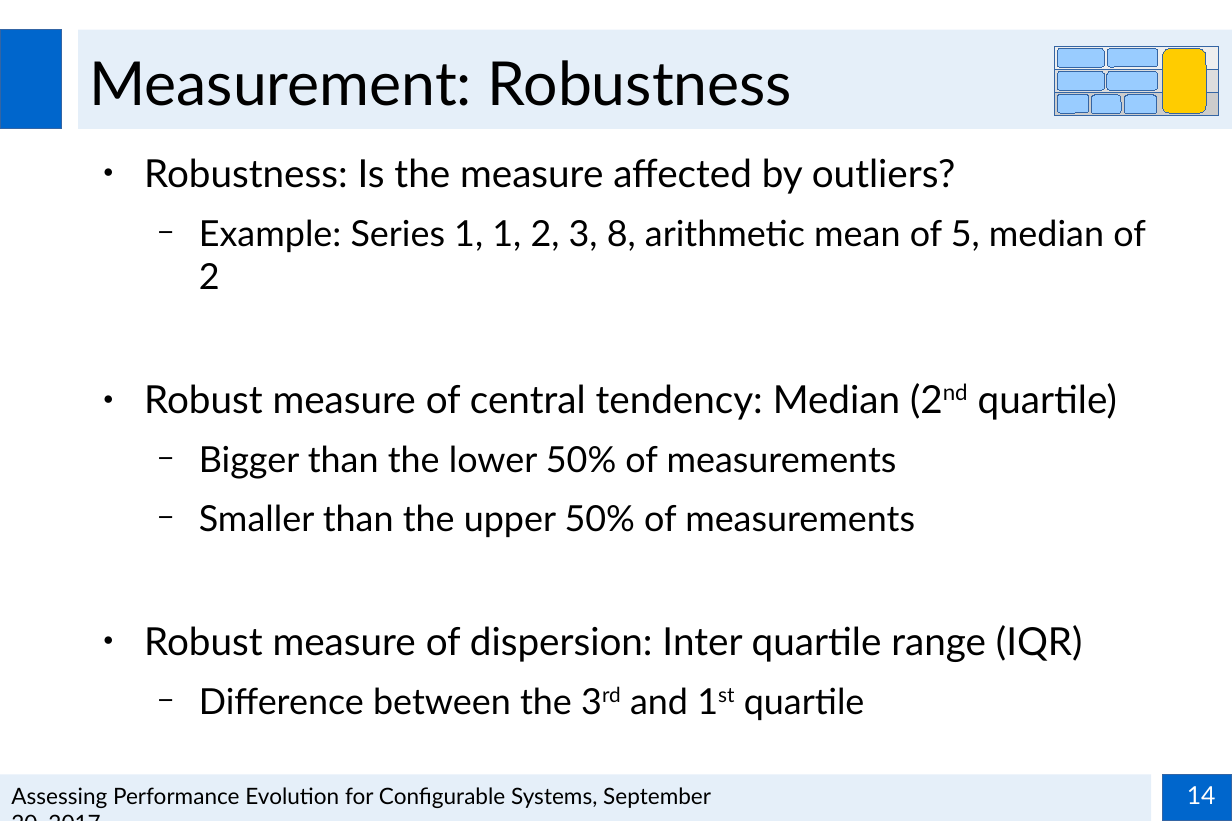
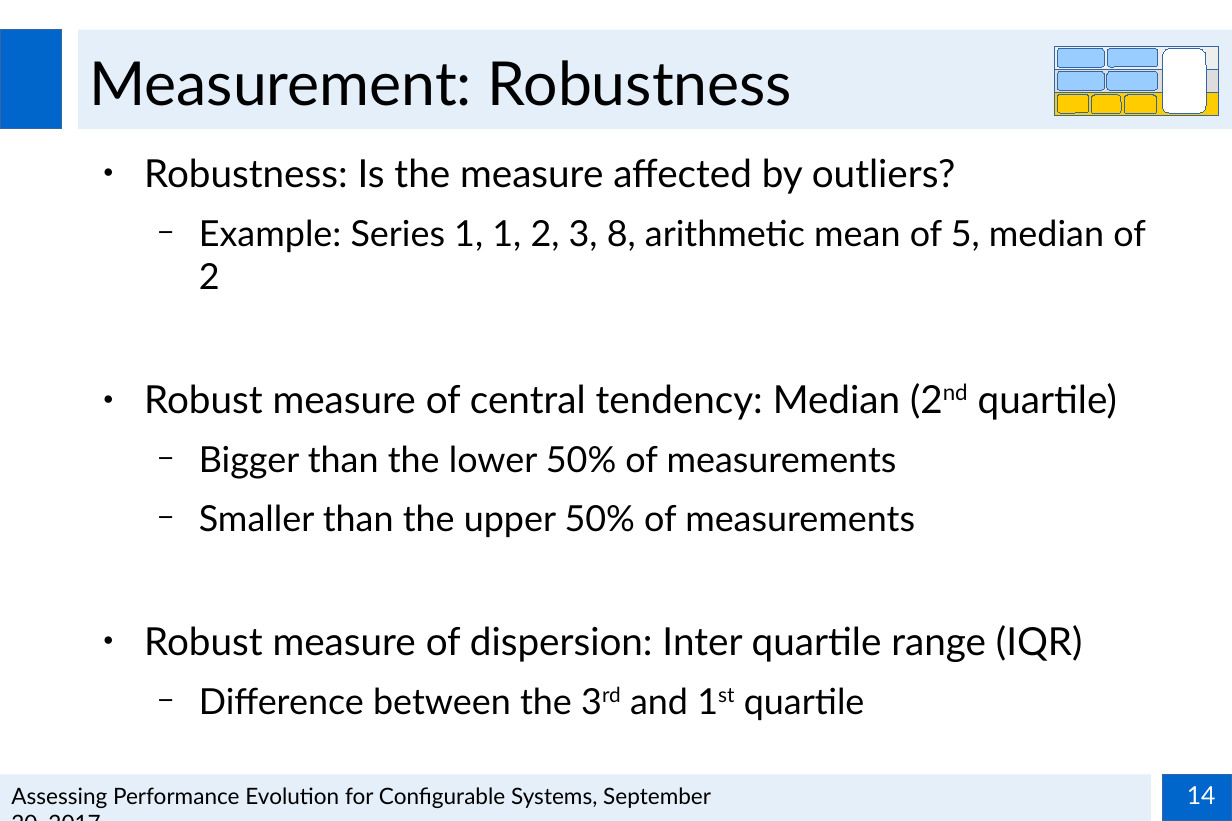
Before and after one commit to smba/msthesis, a slide deck: slide 14 of Presentations/Zwischenpräsentation_MA.odp. Drawn at 1232x821 pixels with LibreOffice and Linux fonts; fonts in the diff are those of the drawing; background and template pictures are left out. Boxes give left, top, right and bottom in pixels: in the first picture for what was removed or moved away, otherwise in the second. Text is boxed around its words. In the diff, an @@ line names an element or a change of style, - is before the commit and + after.

```diff
--- a/Presentations/Zwischenpräsentation_MA.odp
+++ b/Presentations/Zwischenpräsentation_MA.odp
@@ freeform shape at <box>1162,49,1207,114</box>: fill #FFCC00 to #FFFFFF @@
@@ rectangle at <box>1055,92,1218,116</box>: fill #CCCCCC to #FFCC00 @@
@@ fill #99CCFF to #FFCC00 in 3 elements at <box>1057,95,1088,114</box>, <box>1092,95,1122,114</box>, <box>1124,95,1157,114</box> @@
```
Also in this commit, not shown: 2 other slides changed, 1 other file.
